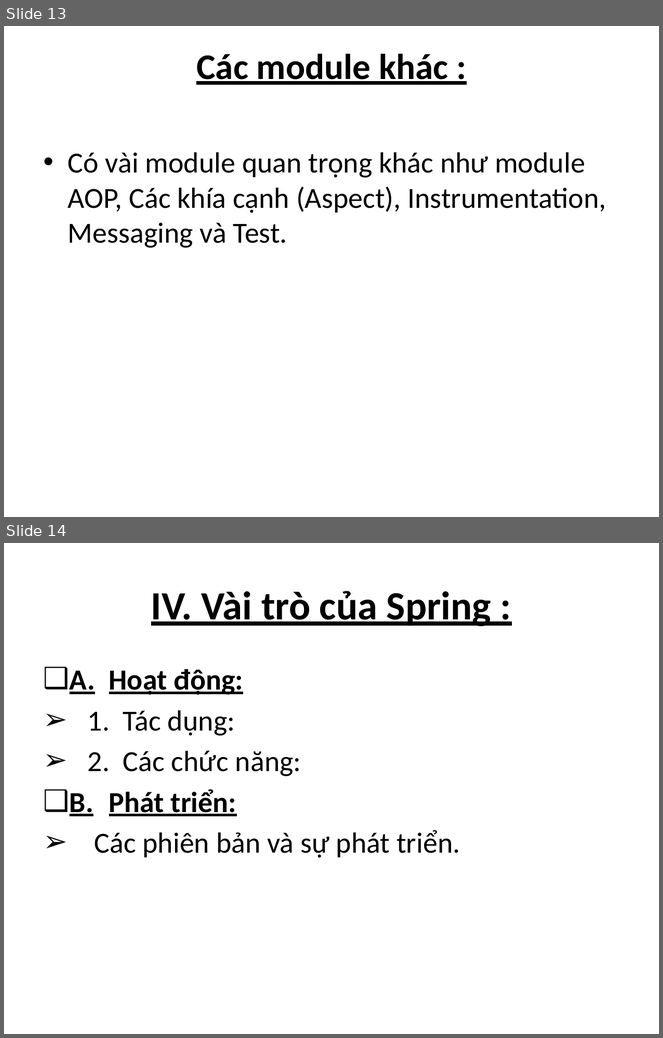
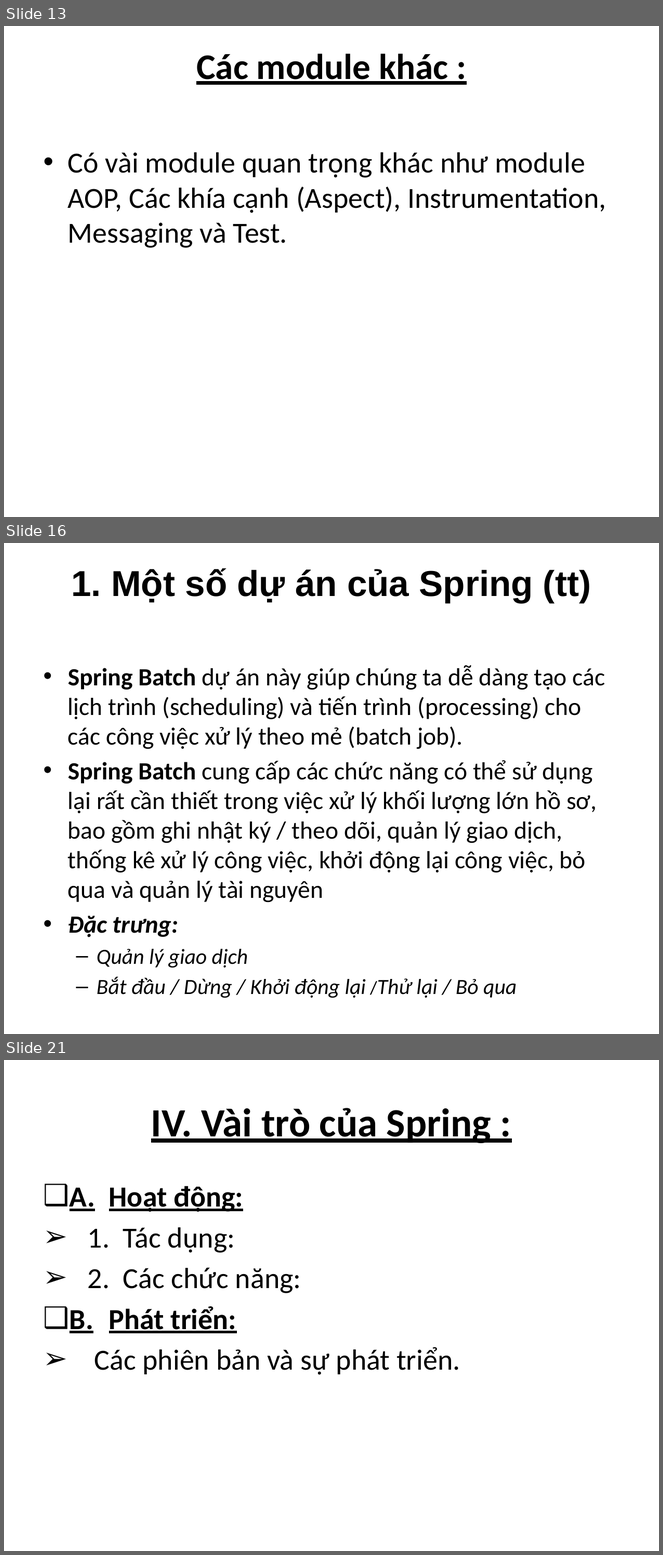
Before and after one commit to tvhnhoainhien1311/Spring_, a slide deck: Updatejava.pptx. Shown one above the other, each under a label of ours: slides 13 and 14 before the commit, slides 13, 16 and 21 after it; the slides between them are not shown. The pictures are 663x1038 and 663x1555 pixels, drawn with LibreOffice and Linux fonts; fonts in the diff are those of the drawing. Boxes give left, top, right and bottom in pixels: in the first picture for what was removed or moved away, otherwise in the second. Text is boxed around its words. In the diff, an @@ line names an element or a change of style, - is before the commit and + after.

Commit message:
Final PP about Spring

```diff
--- a/Updatejava.pptx
+++ b/Updatejava.pptx
@@ slide 16 added at box(4, 543, 659, 1034), background #FFFFFF @@
@@ title added at box(71, 568, 591, 603), 39.6 pt, text #000000, bold @@
+1. Một số dự án của Spring (tt)
@@ text added at box(68, 665, 606, 998), 27.2 pt, text #000000 @@
+• Spring Batch dự án này giúp chúng ta dễ dàng tạo các lịch trình (scheduling) và tiến trình (processing) cho các công việc xử lý theo mẻ (batch job).
+• Spring Batch cung cấp các chức năng có thể sử dụng lại rất cần thiết trong việc xử lý khối lượng lớn hồ sơ, bao gồm ghi nhật ký / theo dõi, quản lý giao dịch, thống kê xử lý công việc, khởi động lại công việc, bỏ qua và quản lý tài nguyên
+• Đặc trưng:
+  – Quản lý giao dịch
+  – Bắt đầu / Dừng / Khởi động lại /Thử lại / Bỏ qua
@@ what was slide 14 is now slide 21 @@
```
Also in this commit, not shown: 5 slides changed, 6 other slides added.
